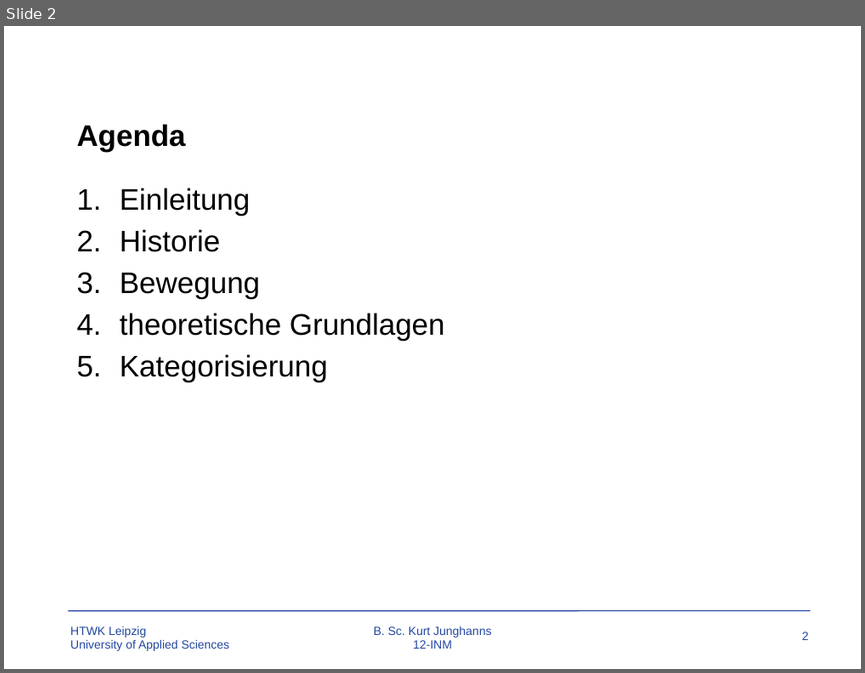
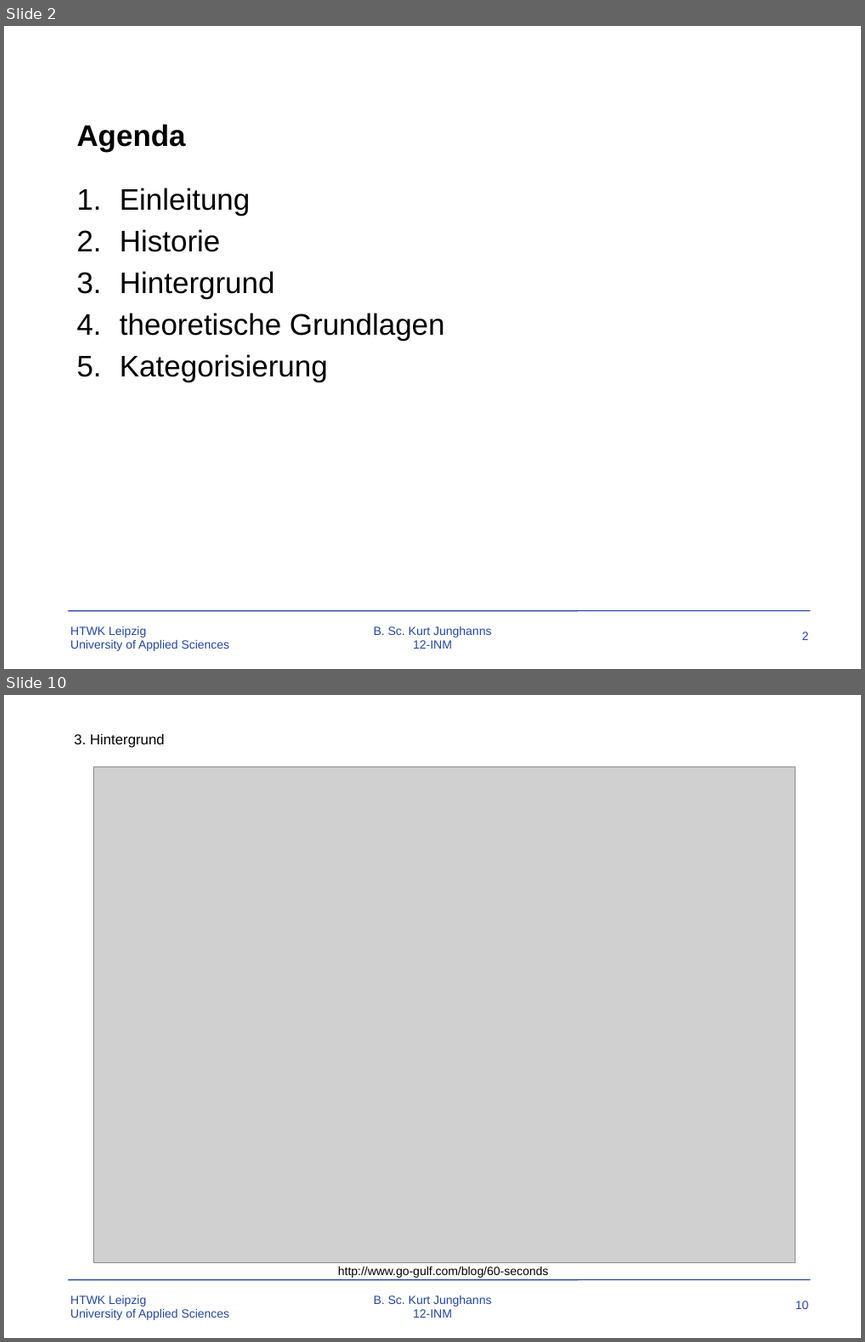
Before and after one commit to TBoonX/OS-Datenbanken, a slide deck: Praesentation.pptx. Shown one above the other, each under a label of ours: slide 2 before the commit, slides 2 and 10 after it; the slides between them are not shown. The pictures are 865x673 and 865x1342 pixels, drawn with LibreOffice and Linux fonts; fonts in the diff are those of the drawing; grey boxes stand for pictures; background and template pictures are left out. Boxes give left, top, right and bottom in pixels: in the first picture for what was removed or moved away, otherwise in the second. Text is boxed around its words. In the diff, an @@ line names an element or a change of style, - is before the commit and + after.

```diff
--- a/Praesentation.pptx
+++ b/Praesentation.pptx
@@ slide 10 added at box(4, 695, 861, 1338), background #FFFFFF; not listed: 4 template elements that a slide beside it also shows @@
@@ text added at box(74, 734, 165, 748), 12 pt, text #000000 @@
+3. Hintergrund
@@ picture added at box(93, 767, 794, 1263) @@
@@ text added at box(338, 1266, 548, 1277), 10 pt, text #000000 @@
+http://www.go-gulf.com/blog/60-seconds
@@ slide 2 changed as well @@
@@ text at box(120, 271, 275, 299): text changed @@
-3. Bewegung
+3. Hintergrund
```
Also in this commit, not shown: 2 other slides changed, 24 other slides added, 1 slide removed, 20 other files.
